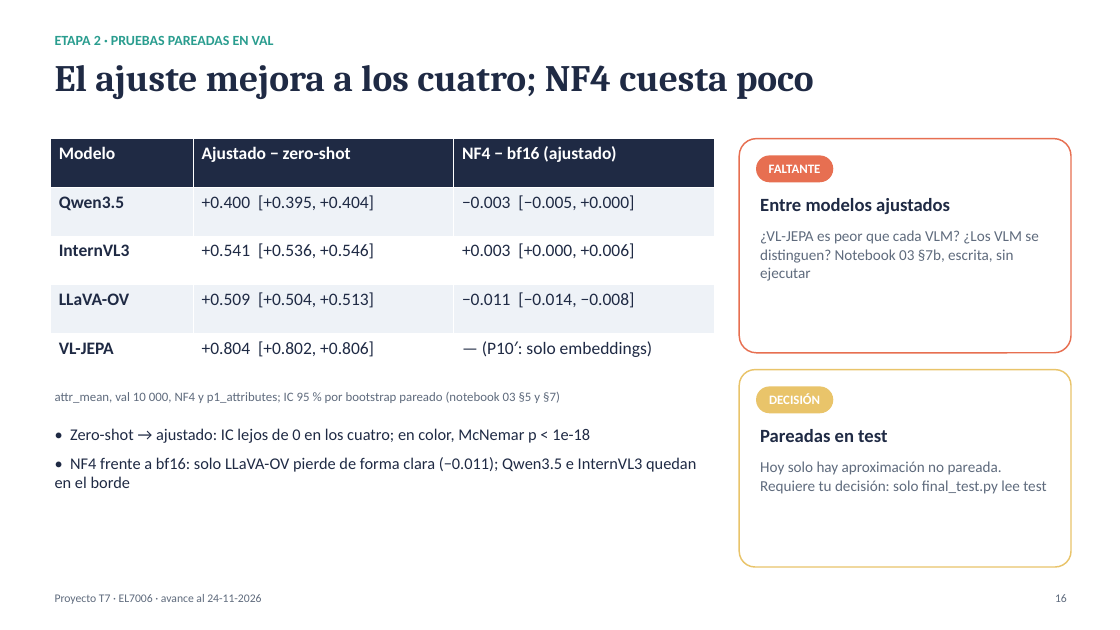
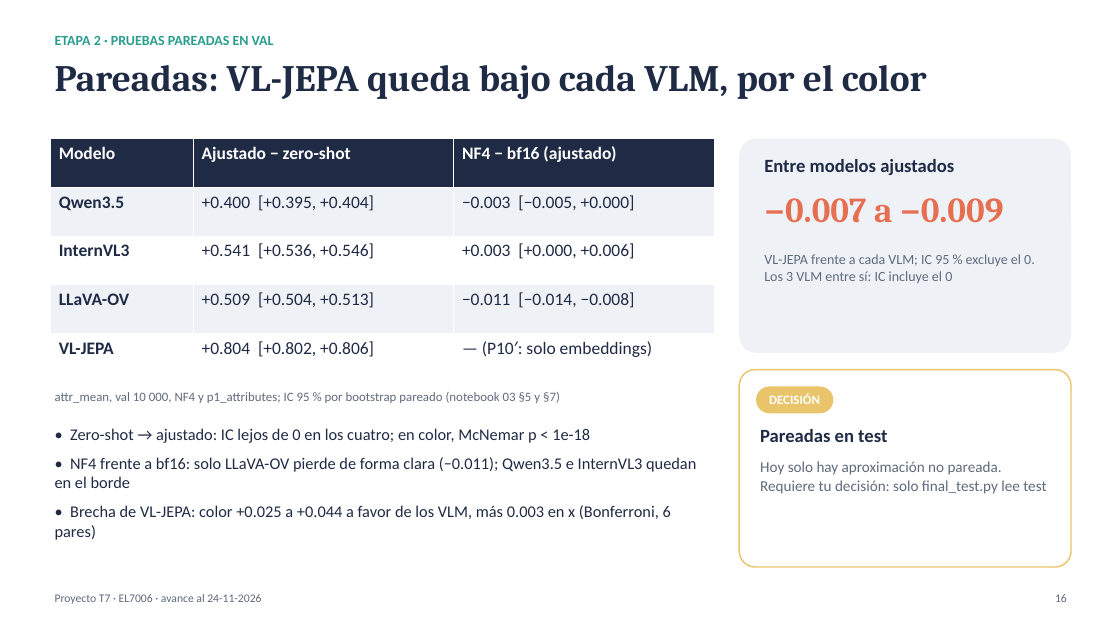
Before and after one commit to BrnoOr/Multimodal_LLM, a slide deck: slide 16 of docs/presentacion_avance.pptx. Drawn at 1120x630 pixels with LibreOffice and Linux fonts; fonts in the diff are those of the drawing. Boxes give left, top, right and bottom in pixels: in the first picture for what was removed or moved away, otherwise in the second. Text is boxed around its words. In the diff, an @@ line names an element or a change of style, - is before the commit and + after.

Commit message:
etapa2: comparacion pareada entre modelos ajustados (val) y presentacion

```diff
--- a/docs/presentacion_avance.pptx
+++ b/docs/presentacion_avance.pptx
@@ text at (55,65,927,99): text changed @@
-El ajuste mejora a los cuatro; NF4 cuesta poco
+Pareadas: VL-JEPA queda bajo cada VLM, por el color
@@ rounded rectangle at (739,139,1071,353): fill #FFFFFF to #EEF2F7; outline #E76F51 1.25 pt to none @@
@@ rounded rectangle removed at (756,155,833,182) @@
-FALTANTE
@@ text "Entre modelos ajustados": place and size @@
-text "Entre modelos ajustados" at (760,198,950,214)
+text "Entre modelos ajustados" at (764,159,954,175)
@@ text added at (764,198,1003,223), 30 pt, text #E76F51, bold @@
+−0.007 a −0.009
@@ text at (764,254,1035,283): text changed; size 13 to 12 pt @@
-¿VL-JEPA es peor que cada VLM? ¿Los VLM se distinguen? Notebook 03 §7b, escrita, sin ejecutar
+VL-JEPA frente a cada VLM; IC 95 % excluye el 0. Los 3 VLM entre sí: IC incluye el 0
@@ text at (55,505,671,540): paragraph added @@
+• Brecha de VL-JEPA: color +0.025 a +0.044 a favor de los VLM, más 0.003 en x (Bonferroni, 6 pares)
```
Also in this commit, not shown: 2 other slides changed, 1 other file.
